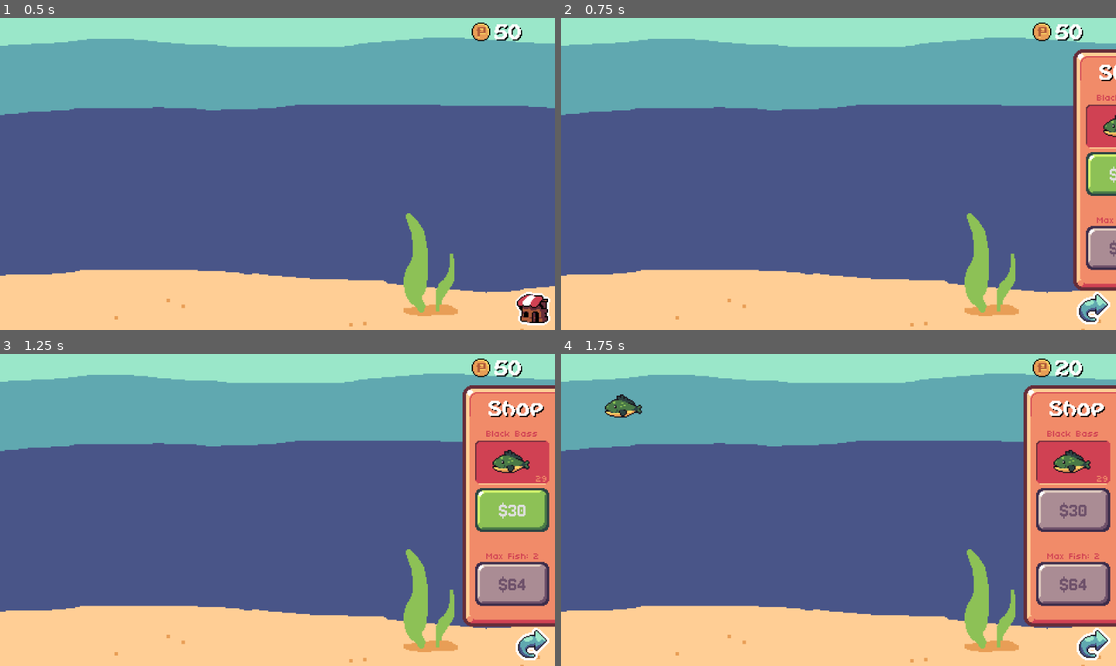
Above: before the commit, frames 1-4 (two rows, left to right).
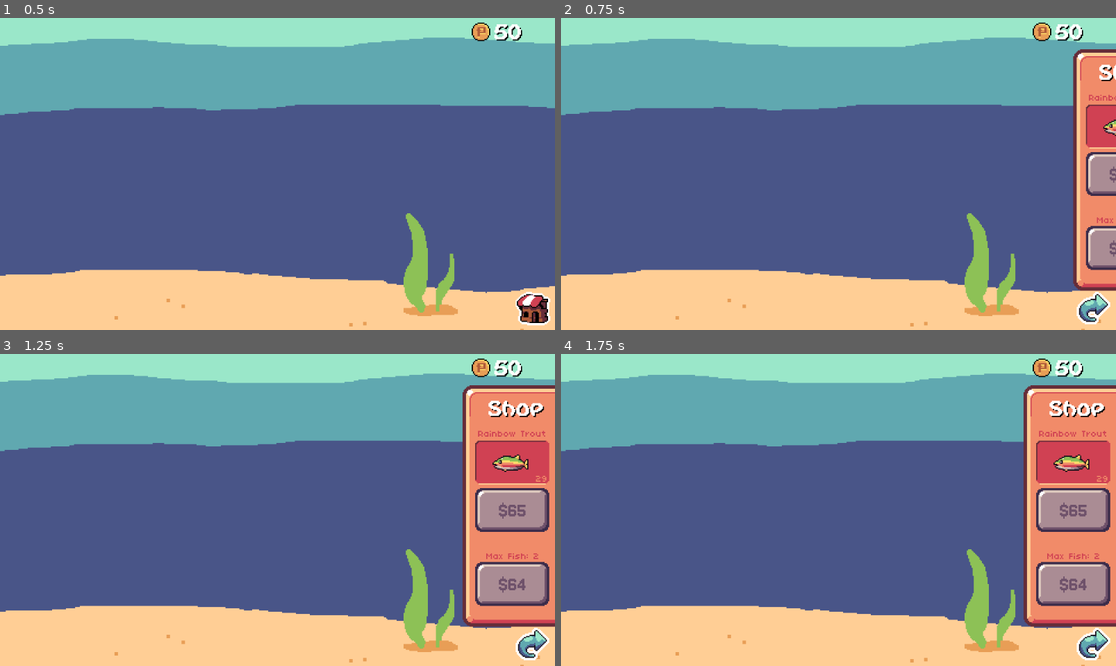
Above: after the commit, the same moments.

Repository: lospec/lospequarium
Game: Godot game, scene res://main.tscn
Two runs of this game, one before a commit and one after it. Both use one fixed random seed, a clock stepped at 60 frames per second and the inputs below.
Inputs (mouse positions are in pixels of both pictures, inside the frame that each line leads up to):
- Up to frame 1 (0.5 s): no input
- Up to frame 2 (0.75 s): click (1093, 308) at 0.5 s
- Up to frame 3 (1.25 s): no input
- Up to frame 4 (1.75 s): click (1071, 510) at 1.25 s, where only the run before the commit has a clickable "$30"

Frame 1 is identical in both runs. In frame 2, 0.8% of the frame differs, in the area x 94-100%, y 24-57%; in frame 3, 2.0%, in the area x 85-99%, y 24-57%; in frame 4, 0.9%.

Commit message:
added saving/loading

Diff:
--- a/coin.gd
+++ b/coin.gd
@@ -2,6 +2,7 @@
 
 @export var value = 10
 @onready var game = get_node("/root/Node2D")
+@onready var shop = get_node("/root/Node2D/UI/Shop")
 
 func _process(delta):
 	if (self.position.y > 270):
@@ -15,4 +16,5 @@
 		game.money = game.money + value
 		queue_free()
 		get_viewport().set_input_as_handled()
+		shop.updateShop()
 		print("clicked coin")
--- a/fish.gd
+++ b/fish.gd
@@ -1,8 +1,10 @@
 extends RigidBody2D
 
+@export var type = "invalid-fish-type"
 @export var properName = "REPLACEME"
 @export var cost:int = 50
 @export var maxSpeed:int = 100
+@export var id:int = -1
 var speed = maxSpeed
 
 enum {IDLE, SWIM, FOOD}
@@ -47,6 +49,7 @@
 	if (state == FOOD):	food()
 
 	hunger = hunger + 1
+	if hunger > hungerThreshold: hunger = hungerThreshold
 
 	if (lastFlip + 500 < Time.get_ticks_msec() && abs(direction.x) > 0.25):
 		lastFlip = Time.get_ticks_msec()
--- /dev/null
+++ b/fish/rainbow-trout.tscn
@@ -0,0 +1,46 @@
+[gd_scene load_steps=6 format=3 uid="uid://cs0x38jrr4idv"]
+
+[ext_resource type="Script" path="res://fish.gd" id="1_sf8wd"]
+[ext_resource type="Texture2D" uid="uid://c1j5ds81y10yl" path="res://art/fish/rainbow-trout.png" id="2_n1qa8"]
+
+[sub_resource type="PhysicsMaterial" id="PhysicsMaterial_kuxgs"]
+friction = 0.59
+bounce = 0.35
+
+[sub_resource type="CapsuleShape2D" id="CapsuleShape2D_4m0br"]
+radius = 7.0
+height = 28.0
+
+[sub_resource type="RectangleShape2D" id="RectangleShape2D_snvvq"]
+size = Vector2(5, 11)
+
+[node name="Fish" type="RigidBody2D"]
+z_index = 10
+physics_material_override = SubResource("PhysicsMaterial_kuxgs")
+gravity_scale = 0.0
+lock_rotation = true
+max_contacts_reported = 1
+contact_monitor = true
+linear_damp = 0.5
+script = ExtResource("1_sf8wd")
+properName = "Rainbow Trout"
+cost = 65
+maxSpeed = 85
+
+[node name="CollisionShape2D" type="CollisionShape2D" parent="."]
+rotation = 1.5708
+shape = SubResource("CapsuleShape2D_4m0br")
+
+[node name="Sprite2D" type="Sprite2D" parent="."]
+texture = ExtResource("2_n1qa8")
+
+[node name="Mouth" type="Area2D" parent="."]
+collision_layer = 2
+collision_mask = 2
+
+[node name="CollisionShape2D" type="CollisionShape2D" parent="Mouth"]
+position = Vector2(-14, 0.5)
+shape = SubResource("RectangleShape2D_snvvq")
+
+[connection signal="body_entered" from="." to="." method="_on_body_entered"]
+[connection signal="body_shape_entered" from="Mouth" to="." method="_on_fish_mouth_body_shape_entered"]
--- /dev/null
+++ b/fish/red-snapper.tscn
@@ -0,0 +1,46 @@
+[gd_scene load_steps=6 format=3 uid="uid://dwaxs5u2rwjkr"]
+
+[ext_resource type="Script" path="res://fish.gd" id="1_0kakg"]
+[ext_resource type="Texture2D" uid="uid://8gpu7v3pyvoy" path="res://art/fish/red-snapper.png" id="2_r0law"]
+
+[sub_resource type="PhysicsMaterial" id="PhysicsMaterial_kuxgs"]
+friction = 0.59
+bounce = 0.35
+
+[sub_resource type="CapsuleShape2D" id="CapsuleShape2D_4m0br"]
+radius = 7.0
+height = 28.0
+
+[sub_resource type="RectangleShape2D" id="RectangleShape2D_snvvq"]
+size = Vector2(5, 11)
+
+[node name="Fish" type="RigidBody2D"]
+z_index = 10
+physics_material_override = SubResource("PhysicsMaterial_kuxgs")
+gravity_scale = 0.0
+lock_rotation = true
+max_contacts_reported = 1
+contact_monitor = true
+linear_damp = 0.5
+script = ExtResource("1_0kakg")
+properName = "Red Snapper"
+cost = 125
+maxSpeed = 70
+
+[node name="CollisionShape2D" type="CollisionShape2D" parent="."]
+rotation = 1.5708
+shape = SubResource("CapsuleShape2D_4m0br")
+
+[node name="Sprite2D" type="Sprite2D" parent="."]
+texture = ExtResource("2_r0law")
+
+[node name="Mouth" type="Area2D" parent="."]
+collision_layer = 2
+collision_mask = 2
+
+[node name="CollisionShape2D" type="CollisionShape2D" parent="Mouth"]
+position = Vector2(-14, 0.5)
+shape = SubResource("RectangleShape2D_snvvq")
+
+[connection signal="body_entered" from="." to="." method="_on_body_entered"]
+[connection signal="body_shape_entered" from="Mouth" to="." method="_on_fish_mouth_body_shape_entered"]
--- /dev/null
+++ b/fish/sockeye-salmon.tscn
@@ -0,0 +1,46 @@
+[gd_scene load_steps=6 format=3 uid="uid://cjjwvut0vdu3t"]
+
+[ext_resource type="Script" path="res://fish.gd" id="1_xnwuk"]
+[ext_resource type="Texture2D" uid="uid://6g23jh8ypxwy" path="res://art/fish/sockeye-salmon.png" id="2_f0ka8"]
+
+[sub_resource type="PhysicsMaterial" id="PhysicsMaterial_kuxgs"]
+friction = 0.59
+bounce = 0.35
+
+[sub_resource type="CapsuleShape2D" id="CapsuleShape2D_4m0br"]
+radius = 7.0
+height = 28.0
+
+[sub_resource type="RectangleShape2D" id="RectangleShape2D_snvvq"]
+size = Vector2(5, 11)
+
+[node name="Fish" type="RigidBody2D"]
+z_index = 10
+physics_material_override = SubResource("PhysicsMaterial_kuxgs")
+gravity_scale = 0.0
+lock_rotation = true
+max_contacts_reported = 1
+contact_monitor = true
+linear_damp = 0.5
+script = ExtResource("1_xnwuk")
+properName = "Sockeye Salmon"
+cost = 90
+maxSpeed = 50
+
+[node name="CollisionShape2D" type="CollisionShape2D" parent="."]
+rotation = 1.5708
+shape = SubResource("CapsuleShape2D_4m0br")
+
+[node name="Sprite2D" type="Sprite2D" parent="."]
+texture = ExtResource("2_f0ka8")
+
+[node name="Mouth" type="Area2D" parent="."]
+collision_layer = 2
+collision_mask = 2
+
+[node name="CollisionShape2D" type="CollisionShape2D" parent="Mouth"]
+position = Vector2(-14, 0.5)
+shape = SubResource("RectangleShape2D_snvvq")
+
+[connection signal="body_entered" from="." to="." method="_on_body_entered"]
+[connection signal="body_shape_entered" from="Mouth" to="." method="_on_fish_mouth_body_shape_entered"]
--- a/main.gd
+++ b/main.gd
@@ -1,15 +1,93 @@
 extends Node2D
 
+const savefileLocation = "user://fishgamesave.json"
+
+const secondsBetweenAutosave = 10
+var lastSave = Time.get_ticks_msec()
+var rng = RandomNumberGenerator.new()
+
 @onready var moneyCounter = get_node("UI/Money")
+@onready var fishContainer = get_node("/root/Node2D/Fish")
 
-@export var tankSize = 1
+@export var tankSize:int :
+	set(new_value):
+		tankSize = new_value
+		saveGame()
+	get: return tankSize
 
 @export var money:int :
 	set(new_value):
 		money = new_value
 		moneyCounter.text = str(money)
-	get:
-		return money
+		saveGame()
+	get: return money
+
+@export var fish = []
+
+func _process(delta):
+	if (Time.get_ticks_msec() - lastSave > secondsBetweenAutosave*1000):
+		print("autosaving")
+		saveGame()
+
+
+func addFish(spawnedFish):
+	var newFishData = {}
+	newFishData.type = spawnedFish.scene_file_path.get_file().get_basename()
+	newFishData.hunger = spawnedFish.hunger
+	newFishData.id = rng.randi()
+	spawnedFish.id = newFishData.id
+	fish.append(newFishData)
+	saveGame()
+
+func spawnFish(fishData):
+	var fishScene = load("res://fish/"+fishData.type+".tscn")
+	var newFish = fishScene.instantiate()
+
+	# Update all variables that are stored in fishdata
+	newFish.id = fishData.id
+	newFish.hunger = fishData.hunger
+
+	# postion in tank
+	newFish.position.x = rng.randi_range(20, 380)
+	newFish.position.y = rng.randi_range(20, 250)
+	fishContainer.add_child(newFish)
+	fish.append(fishData)
+
+var readyToSave = false
 
 func _ready():
-	money = 50
+	if FileAccess.file_exists(savefileLocation):
+		var gameData = FileAccess.open(savefileLocation, FileAccess.READ)
+		var parsed = JSON.parse_string(gameData.get_as_text())
+		money = parsed.money
+		tankSize = parsed.tankSize
+		for fish in parsed.fish: spawnFish(fish)
+		print("loaded save data", parsed)
+		readyToSave = true
+	else:
+		tankSize = 1
+		money = 50
+		fish = []
+		print("initialized save data")
+		readyToSave = true
+		saveGame()
+
+func saveGame():
+	if (!readyToSave): return
+	var file = FileAccess.open(savefileLocation, FileAccess.WRITE)
+	var data = {}
+	data.money = money
+	data.tankSize = tankSize
+	for f in fish: updateFishData(f)
+	data.fish = fish
+	file.store_string(JSON.stringify(data))
+	lastSave = Time.get_ticks_msec()
+	print("saved save data")
+
+func updateFishData(fish):
+	var spawnedFish = fishContainer.get_children()
+	for f in spawnedFish:
+		if fish.id == f.id:
+			fish.hunger = f.hunger
+			return
+	print("failed to find matching fish when saving fish data. id:",fish.id)
--- a/shop.gd
+++ b/shop.gd
@@ -23,7 +23,10 @@
 var shopItems = [
 	load("res://fish/black-bass.tscn"),
 	load("res://fish/carp.tscn"),
-	load("res://fish/horse-mackerel.tscn")
+	load("res://fish/horse-mackerel.tscn"),
+	load("res://fish/rainbow-trout.tscn"),
+	load("res://fish/red-snapper.tscn"),
+	load("res://fish/sockeye-salmon.tscn"),
 ];
 
 var currentItem
@@ -42,21 +45,32 @@
 func updateShop():
 	# Current Item
 	currentItemLabel.text = currentItem.properName
-	buyCurrentItemButton.tooltip_text = "Buy " + currentItem.properName + " for $" + str(currentItem.cost)
+
 
 	get_node("CurrentItemTexture").texture = currentItem.texture
 
 	buyCurrentItemButton.text = "$" + str(currentItem.cost)
-	if (currentItem.cost > game.money || roomInTank() == false): buyCurrentItemButton.disabled = true
-	else: buyCurrentItemButton.disabled = false
+	if (roomInTank() == false):
+		buyCurrentItemButton.disabled = true
+		buyCurrentItemButton.tooltip_text = "Tank is full! Upgrade to fit more fish!"
+	elif (currentItem.cost > game.money):
+		buyCurrentItemButton.disabled = true
+		buyCurrentItemButton.tooltip_text = "You can't afford this!"
+	else:
+		buyCurrentItemButton.disabled = false
+		buyCurrentItemButton.tooltip_text = "Buy " + currentItem.properName + " for $" + str(currentItem.cost)
 
 	#Max Fish
 	tankLevelLabel.text = "Max Fish: " + str(game.tankSize+1)
 	var tankSizeCost = pow(2, game.tankSize+5)
-	buyTankUpgradeButton.tooltip_text = "Upgrade max fish in tank to " + str(game.tankSize+1) + " for $" + str(tankSizeCost)
+
 	buyTankUpgradeButton.text = "$" + str(tankSizeCost)
-	if (tankSizeCost > game.money): buyTankUpgradeButton.disabled = true
-	else: buyTankUpgradeButton.disabled = false
+	if (tankSizeCost > game.money):
+		buyTankUpgradeButton.tooltip_text = "You can't afford this!"
+		buyTankUpgradeButton.disabled = true
+	else:
+		buyTankUpgradeButton.tooltip_text = "Upgrade max fish in tank to " + str(game.tankSize+1) + " for $" + str(tankSizeCost)
+		buyTankUpgradeButton.disabled = false
 
 func hideShop():
 	isOpen = false
@@ -102,7 +116,7 @@
 	else: revealShop()
 
 func _on_upgrade_tank_button_pressed():
-	var tankSizeCost = pow(2, game.tankSize)
+	var tankSizeCost = pow(2, game.tankSize+5)
 	if (tankSizeCost <= game.money):
 		game.tankSize = game.tankSize + 1
 		game.money = game.money - tankSizeCost
@@ -115,8 +129,11 @@
 		var newFish = currentItem.scene.instantiate()
 		newFish.position.x = rng.randi_range(20, 380)
 		newFish.position.y = 10
+		print("namne",newFish.scene_file_path)
+		newFish.type = "Adsfgasdf"
 		fishContainer.add_child(newFish)
 		newFish.apply_impulse(Vector2(0,100), Vector2(0.5,0.5))
+		game.addFish(newFish)
 	updateShop()
 
 func roomInTank():
